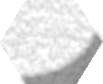
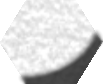
Layered file, before and after one edit (w=103, h=84). Changes by layer:
"highlight": opacity 3% → 1% over [74,47,82,55]
"shadow": opacity 39% → 72% over [18,29,103,84]
